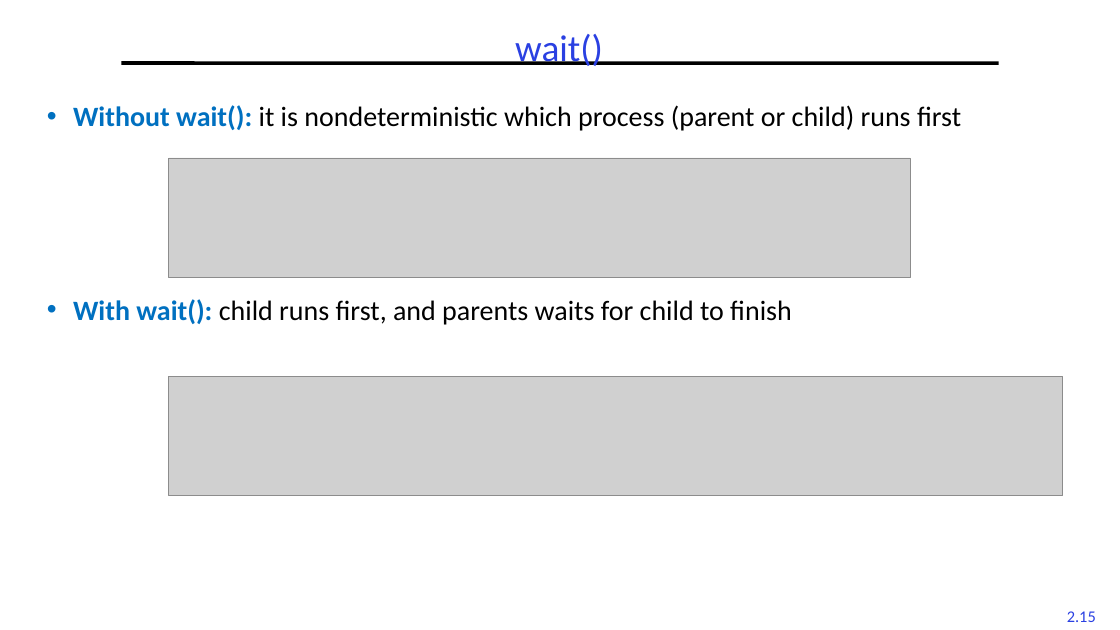
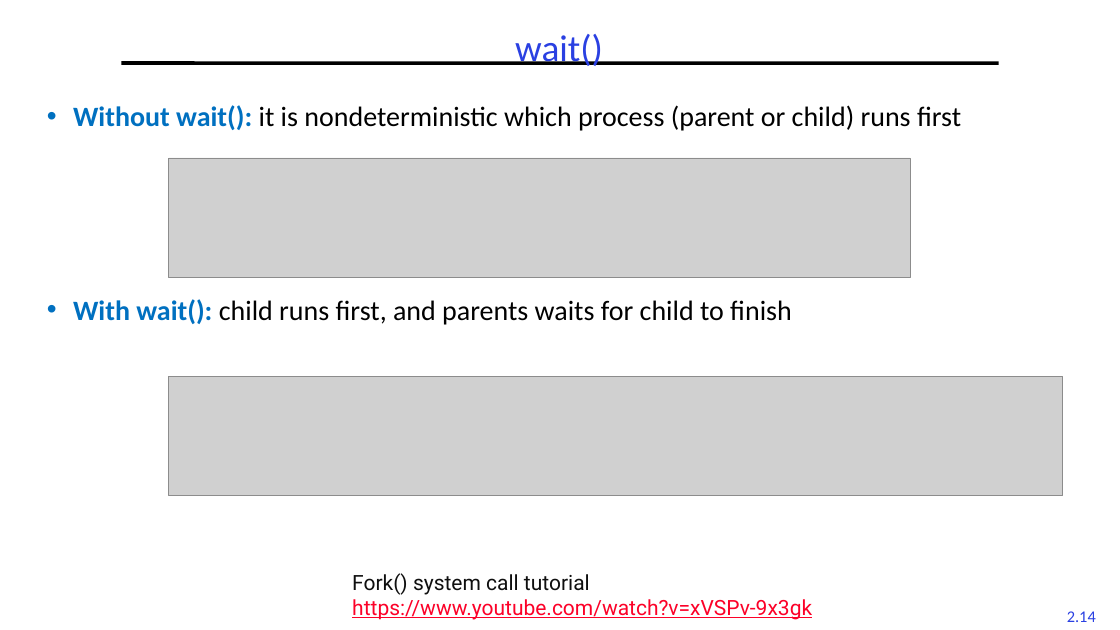
Before and after one commit to guhofstra/CSC256Fa25, a slide deck: slide 14 of PPTs/L2-Processes Threads.pptx (slide 15 before the commit). Drawn at 1120x630 pixels with LibreOffice and Linux fonts; fonts in the diff are those of the drawing; grey boxes stand for pictures. Boxes give left, top, right and bottom in pixels: in the first picture for what was removed or moved away, otherwise in the second. Text is boxed around its words. In the diff, an @@ line names an element or a change of style, - is before the commit and + after.

```diff
--- a/PPTs/L2-Processes Threads.pptx
+++ b/PPTs/L2-Processes Threads.pptx
@@ text added at [352, 573, 812, 620], 18 pt, text #FC0128, underline @@
+Fork() system call tutorial
+https://www.youtube.com/watch?v=xVSPv-9x3gk
@@ page number at [1067, 611, 1096, 622]: text changed @@
-2.15
+2.14
```
Also in this commit, not shown: 4 other slides changed, 1 slide removed, 1 other file.
